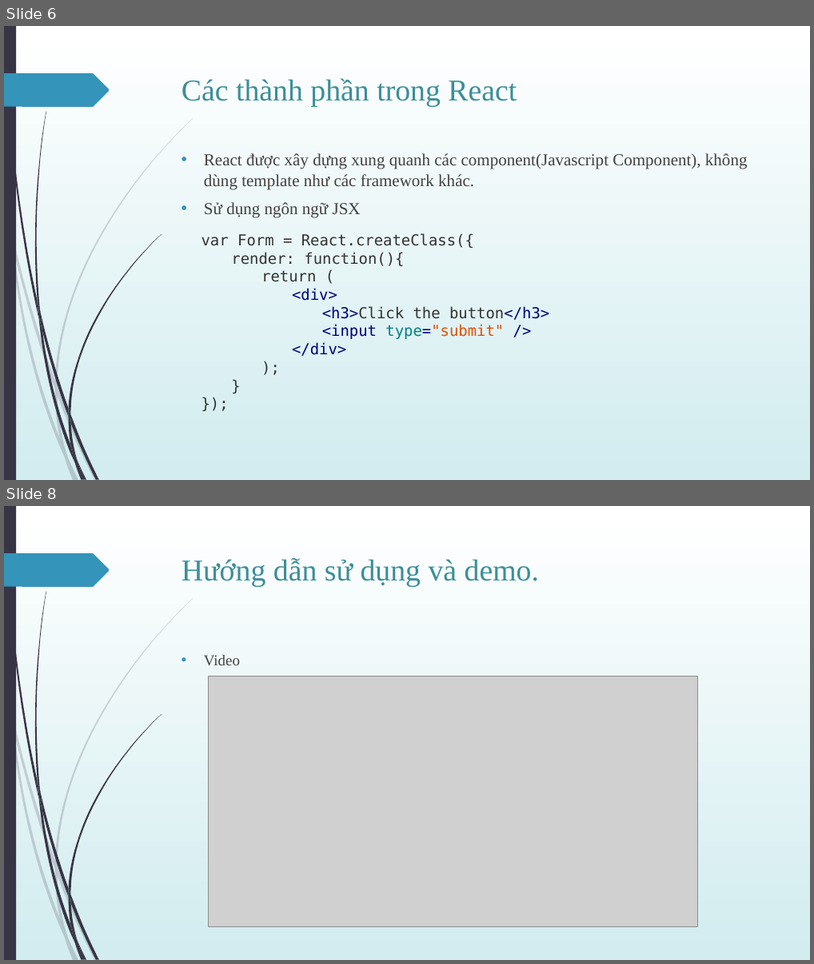
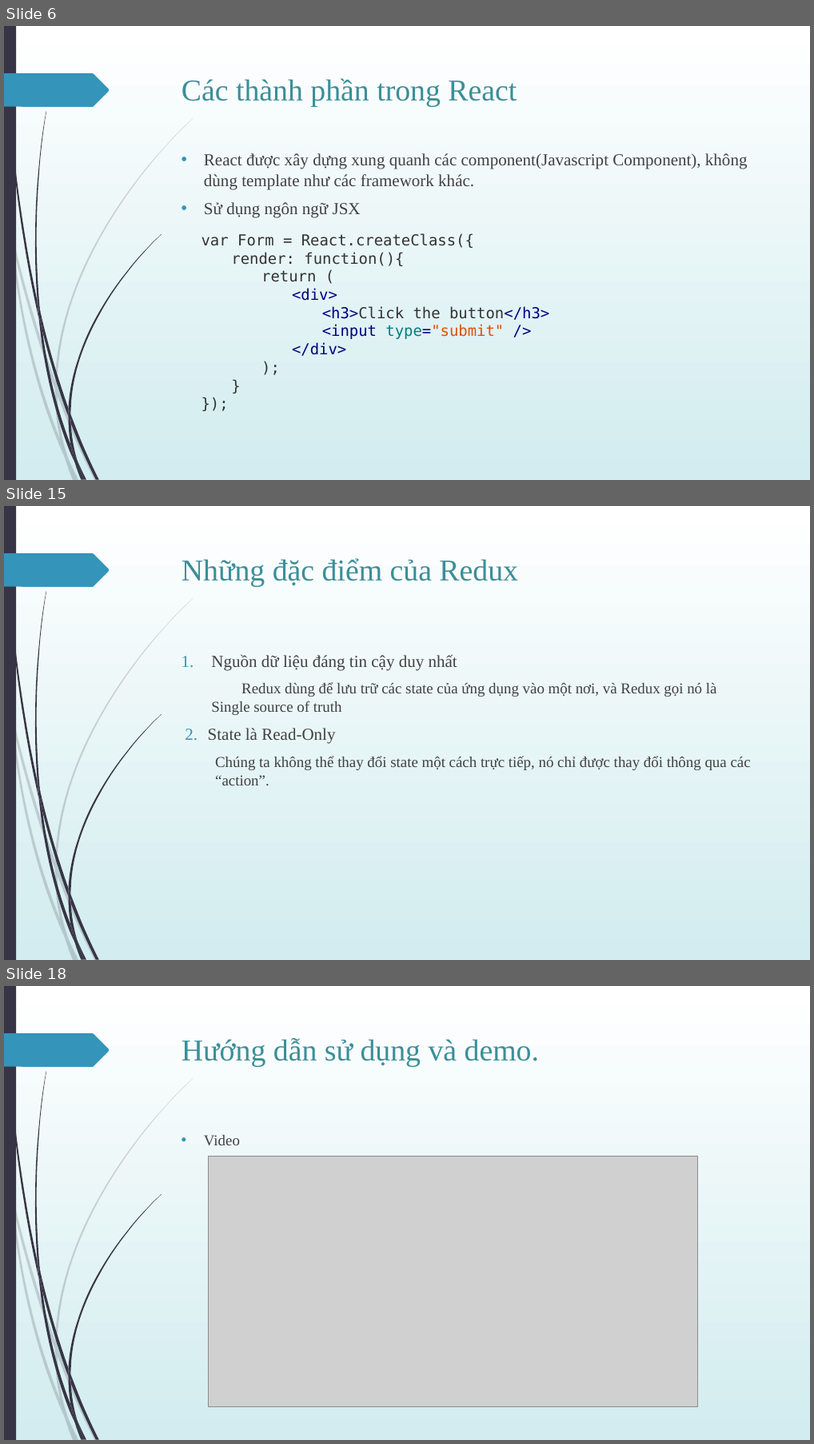
Before and after one commit to Nguyen257/-UDPT-TH2013-Seminar-React-Redux, a slide deck: Giới-thiệu-về-React-Redux.pptx. Shown one above the other, each under a label of ours: slides 6 and 8 before the commit, slides 6, 15 and 18 after it; the slides between them are not shown. The pictures are 814x964 and 814x1444 pixels, drawn with LibreOffice and Linux fonts; fonts in the diff are those of the drawing; grey boxes stand for pictures. Boxes give left, top, right and bottom in pixels: in the first picture for what was removed or moved away, otherwise in the second. Text is boxed around its words. In the diff, an @@ line names an element or a change of style, - is before the commit and + after.

Commit message:
Update phần lý thuyết về React, Redux và cách kết nối React + Redux

```diff
--- a/Giới-thiệu-về-React-Redux.pptx
+++ b/Giới-thiệu-về-React-Redux.pptx
@@ slide 15 added at <box>4,506,810,960</box>, background gradient #FFFFFF to #D2EDF0; not listed: 24 template elements that a slide beside it also shows @@
@@ title added at <box>182,558,518,587</box>, 36 pt, text #3A8F98 @@
+Những đặc điểm của Redux
@@ text added at <box>208,655,751,785</box>, 18 pt, text #404040 @@
+1. Nguồn dữ liệu đáng tin cậy duy nhất
+  Redux dùng để lưu trữ các state của ứng dụng vào một nơi, và Redux gọi nó là Single source of truth
+2. State là Read-Only
+  Chúng ta không thể thay đổi state một cách trực tiếp, nó chỉ được thay đổi thông qua các “action”.
@@ what was slide 8 is now slide 18 @@
```
Also in this commit, not shown: 4 slides changed, 9 other slides added.
